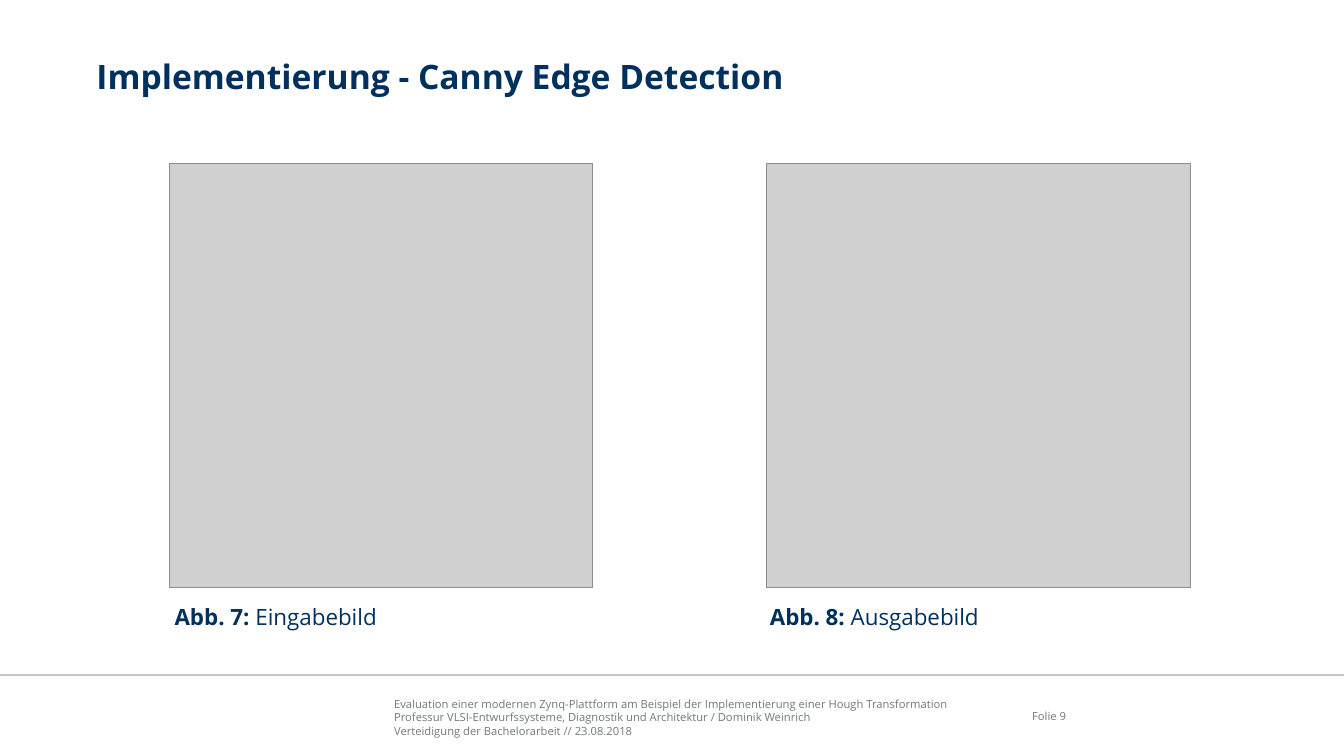
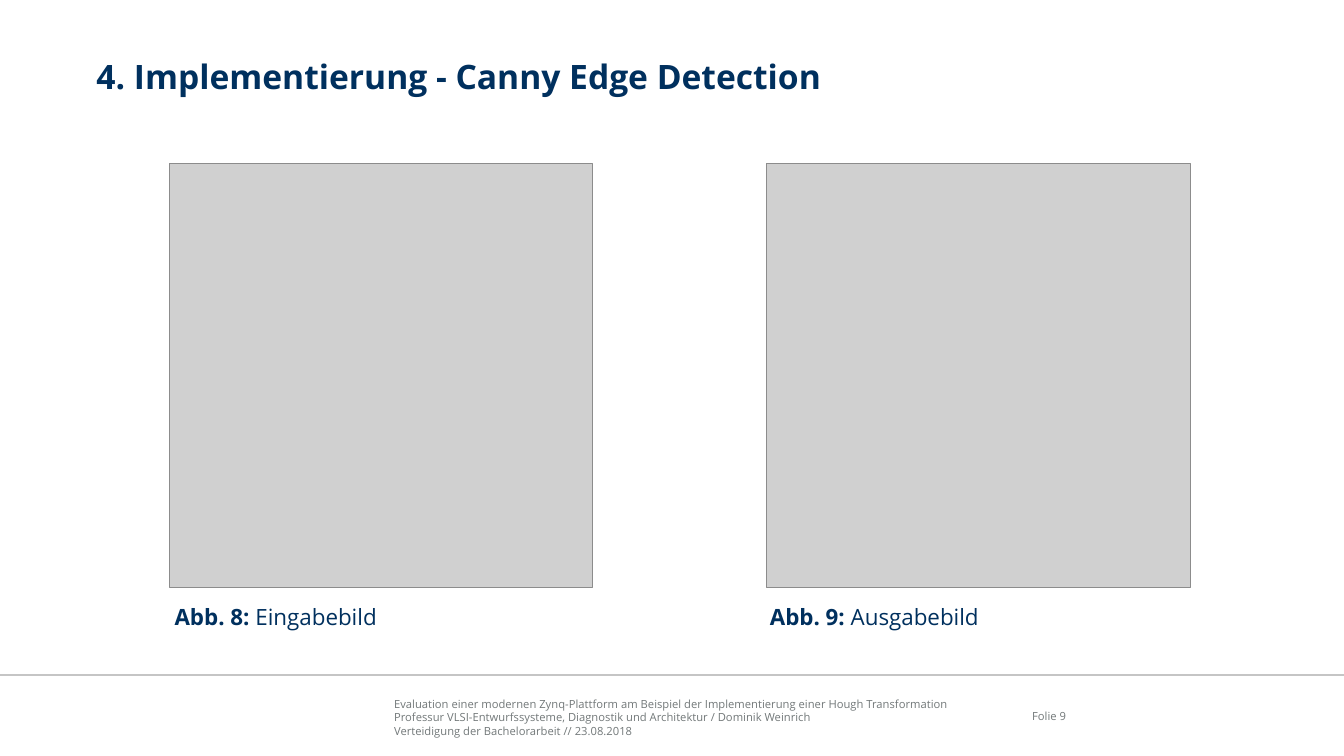
Before and after one commit to freeDom-/hough, a slide deck: slide 9 of Verteidigung/Verteidigung.odp. Drawn at 1344x756 pixels with LibreOffice and Linux fonts; fonts in the diff are those of the drawing; grey boxes stand for pictures; background and template pictures are left out. Boxes give left, top, right and bottom in pixels: in the first picture for what was removed or moved away, otherwise in the second. Text is boxed around its words. In the diff, an @@ line names an element or a change of style, - is before the commit and + after.

```diff
--- a/Verteidigung/Verteidigung.odp
+++ b/Verteidigung/Verteidigung.odp
@@ title at box(96, 63, 821, 97): text changed @@
-Implementierung - Canny Edge Detection
+4. Implementierung - Canny Edge Detection
@@ text at box(175, 608, 376, 631): text changed @@
-Abb. 7: Eingabebild
+Abb. 8: Eingabebild
@@ text at box(770, 608, 979, 631): text changed @@
-Abb. 8: Ausgabebild
+Abb. 9: Ausgabebild
```
Also in this commit, not shown: 24 other slides changed, 2 slides removed, 4 other files.
